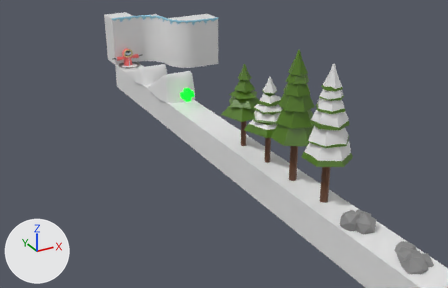
The Blender file art/Level Assets/LevelAssets.blend, before and after one commit.
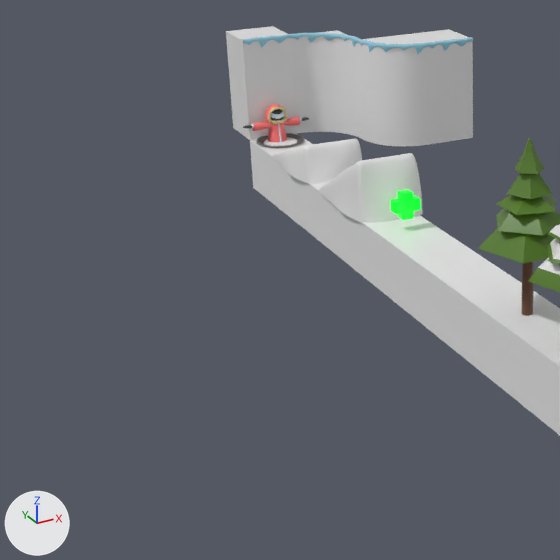
Old and new are each drawn whole from a 50 mm camera at (-29.8, -58.0, 25.6) aimed at (-1.3, -6.2, -0.3) and again close up on the part from 0% to 58% of the width and 0% to 90% of the height. The lights are fixed; the arrows at lower left show +X, +Y and +Z.

Names of what the first close-up shows: 'Body', 'Curve_Inside', 'Curve_Outside', 'Floor FOR SCALE', 'Ramp_20deg_Snow.001', 'Ramp_30deg_Snow.001', 'Tree_Tall_1_NoSnow.001', 'Tree_Tall_1_Snow.001', 'Wall_AllSides.003', 'Wall_Standard'.
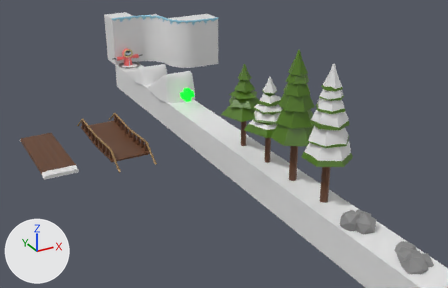
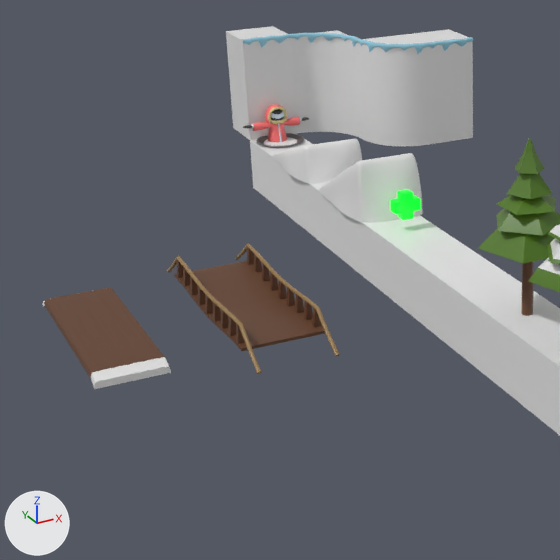
Edits to the scene script, one JSON object a line:
```json
{"op": "add", "block": "mat_stripped_wood", "code": ["mat_stripped_wood = principled_material('Stripped Wood')", "mat_stripped_wood.base_color = (0.8, 0.8, 0.8)  # white #e7e7e7"]}
{"op": "add", "block": "mat_rope", "code": ["mat_rope = principled_material('Rope')", "mat_rope.base_color = (0.323, 0.198, 0.0782)  # brown #9a7b4f"]}
{"op": "add", "block": "me_plane_011", "code": ["me_plane_011 = bpy.data.meshes.new('Plane.011')", "me_plane_011.from_pydata(...)  # 690 vertices, 688 faces; spans x -1.66..1.66, y -10.06..0.0, z -0.34..0.26", "me_plane_011.polygons.foreach_set('use_smooth', [True] * 688)", "# faces by material slot: [548, 140]", "me_plane_011.materials.append(mat_tree_trunk)  # brown #633f28", "me_plane_011.materials.append(mat_stripped_wood)  # white #e7e7e7"]}
{"op": "add", "block": "me_plane_009", "code": ["me_plane_009 = bpy.data.meshes.new('Plane.009')", "me_plane_009.from_pydata(...)  # 758 vertices, 772 faces; spans x -2.03..2.03, y -11.87..1.79, z -0.57..1.07", "me_plane_009.polygons.foreach_set('use_smooth', [True] * 772)", "# faces by material slot: [396, 376]", "me_plane_009.materials.append(mat_tree_trunk)  # brown #633f28", "me_plane_009.materials.append(mat_rope)  # brown #9a7b4f"]}
{"op": "add", "block": "ob_bridge_logs_001", "code": ["ob_bridge_logs_001 = bpy.data.objects.new('Bridge_Logs.001', me_plane_011)", "ob_bridge_logs_001.location = (-18.0, 5.03, -0.14)"]}
{"op": "add", "block": "ob_bridge_rope_001", "code": ["ob_bridge_rope_001 = bpy.data.objects.new('Bridge_Rope.001', me_plane_009)", "ob_bridge_rope_001.location = (-11.07, 5.04, -0.05)"]}
```

Changed parts and their boxes (x1, y1, x2, y2) in the close-ups (560 x 560 px):
```json
{"object": "Bridge_Rope.001", "change": "added", "after": [167, 243, 339, 374], "on screen": "brown", "faces in mat_tree_trunk (brown #633f28)": [174, 247, 325, 351], "faces in mat_rope (brown #9a7b4f)": [167, 243, 339, 374]}
{"object": "Bridge_Logs.001", "change": "added", "after": [43, 288, 171, 389], "on screen": "brown", "faces in mat_tree_trunk (brown #633f28)": [44, 288, 164, 379], "faces in mat_stripped_wood (white #e7e7e7)": [43, 298, 171, 389]}
```
